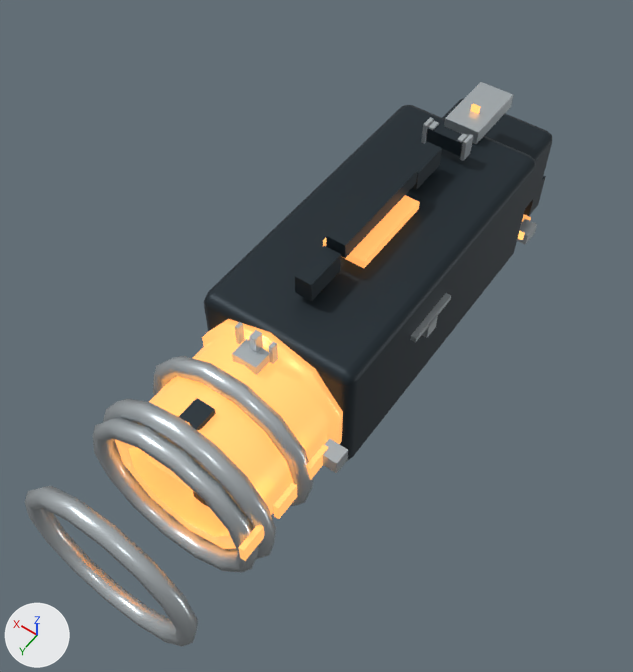
What one commit did to the glTF model godot/source_operators/generated/world_weapons/weapon-1.glb.
The view is the same before and after, from a 50 mm camera at (-0.474, 1.108, 1.051) aimed at (0.035, 0.395, -0.069). Every picture has the same lights, and +X, +Y and +Z are marked at lower left. The first picture is the older version. Where no turn or scale is listed for an object, it has been applied to the vertices. Vertices at exactly the same position are counted once.

Names of what the first picture shows: 'WorldBatch0', 'WorldBatch1', 'WorldBatch2' and 1 more.
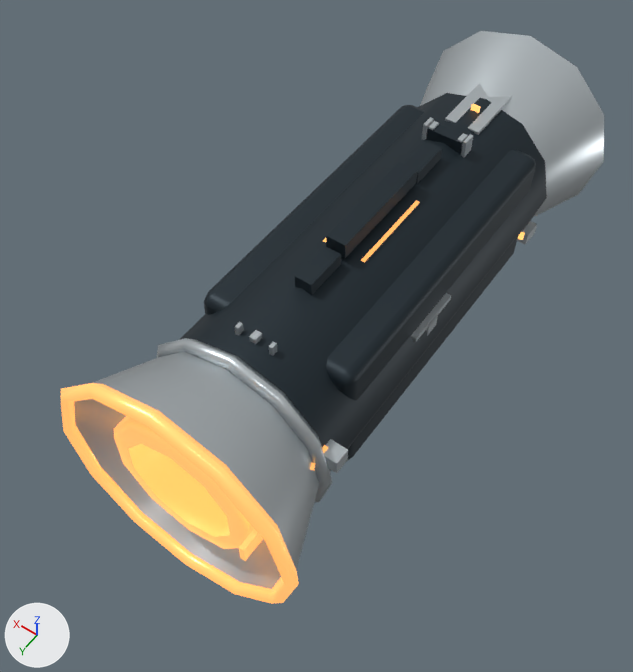
What the commit changed:
me_mesh_0 is used by ob_worldbatch0; location (0.0, 0.0, 0.0).
me_mesh_0 had 232 vertices, 420 faces and spanned x -0.13..0.13, y -0.2..0.725, z -0.312..0.174.
me_mesh_0 now has 276 vertices, 504 faces and spans x -0.144..0.144, y -0.2..0.62, z -0.312..0.174.
Part 1, on me_mesh_0:
6 vertices are removed from x -0.015..0.015, y 0.685..0.725, z -0.12..0.12.
12 faces are deleted.
2 vertices move from x -0.015..0.015, y 0.685, z -0.12 to x 0.068..0.072, y 0.62, z -0.125..-0.117.
26 vertices are added at x -0.144..0.144, y -0.04, z -0.144..0.144.
24 new vertices lie (0.0, 0.66, 0.0) away from vertices in x -0.144..0.144, y -0.04, z -0.144..0.144.
96 new faces join them.
me_mesh_1 is used by ob_worldbatch1; location (0.0, 0.0, 0.0).
me_mesh_1 had 227 vertices, 396 faces and spanned x -0.138..0.12, y -0.17..0.79, z -0.24..0.136.
me_mesh_1 now has 271 vertices, 480 faces and spans x -0.206..0.206, y -0.17..0.79, z -0.24..0.206.
Part 2, on me_mesh_1:
2 vertices are removed from x -0.07, y 0.713, z -0.015..0.015.
8 faces are deleted.
6 vertices move from x -0.07..0.07, y 0.713..0.743, z -0.015..0.015 to x 0.097..0.206, y 0.758..0.77, z 0.0..0.178.
41 vertices are added at x -0.206..0.194, y 0.758..0.782, z -0.206..0.206.
5 new vertices lie (0.012, 0.012, 0.0) away from vertices in x -0.206..0.194, y 0.758..0.77, z 0.0.
92 new faces join them.
me_mesh_2 is used by ob_worldbatch2; location (0.0, 0.0, 0.0).
me_mesh_2 had 580 vertices, 1008 faces and spanned x -0.161..0.147, y -0.14..0.902, z -0.319..0.163.
me_mesh_2 now has 364 vertices, 600 faces and spans x -0.198..0.198, y -0.185..0.77, z -0.319..0.198.
me_mesh_2 part 3: the loose piece of 90 vertices spanning x -0.141..0.141, y 0.638..0.662, z -0.137..0.137 is rebuilt with 52 vertices and now spans x -0.159..0.159, y 0.618..0.642, z -0.159..0.159.
me_mesh_2 part 4: a new loose piece of 52 vertices spanning x -0.185..0.185, y -0.185..-0.035, z -0.185..0.185, in mat_worldmaterial2 (light grey #c6ced2).
me_mesh_2 part 5: a new loose piece of 52 vertices spanning x -0.198..0.198, y 0.62..0.77, z -0.198..0.198, in mat_worldmaterial2 (light grey #c6ced2).
me_mesh_2 part 6: the loose piece of 102 vertices spanning x -0.147..0.147, y 0.728..0.756, z -0.147..0.147 is deleted.
me_mesh_2 part 7: the loose piece of 90 vertices spanning x -0.141..0.141, y 0.758..0.782, z -0.137..0.137 is deleted.
me_mesh_2 part 8: the loose piece of 90 vertices spanning x -0.141..0.141, y 0.878..0.902, z -0.137..0.137 is deleted.

What differs and where, as boxes (x1, y1, x2, y2) in the pictures (633 x 672 px):
'WorldBatch0', reshaped (8% shorter)
    before: (179, 98, 552, 507)
    after: (179, 93, 547, 471)
'WorldBatch2', reshaped
    before: (25, 82, 537, 647)
    after: (74, 31, 604, 589)
'WorldBatch1', reshaped
    before: (115, 195, 531, 561)
    after: (61, 200, 420, 604)
part 1 of me_mesh_0, built on
    before: (179, 398, 216, 507)
    after: (179, 93, 547, 471)
part 2 of me_mesh_1, built on (orange)
    after: (61, 383, 299, 604)
part 3 of me_mesh_2, rebuilt (9% wider, 9% taller)
    before: (153, 356, 314, 506)
    after: (157, 338, 332, 502)
part 4 of me_mesh_2, added
    after: (420, 31, 604, 217)
part 5 of me_mesh_2, added
    after: (74, 352, 319, 589)
part 6 of me_mesh_2, deleted
    before: (103, 399, 276, 559)
part 7 of me_mesh_2, deleted
    before: (93, 417, 259, 572)
part 8 of me_mesh_2, deleted
    before: (25, 486, 198, 647)
